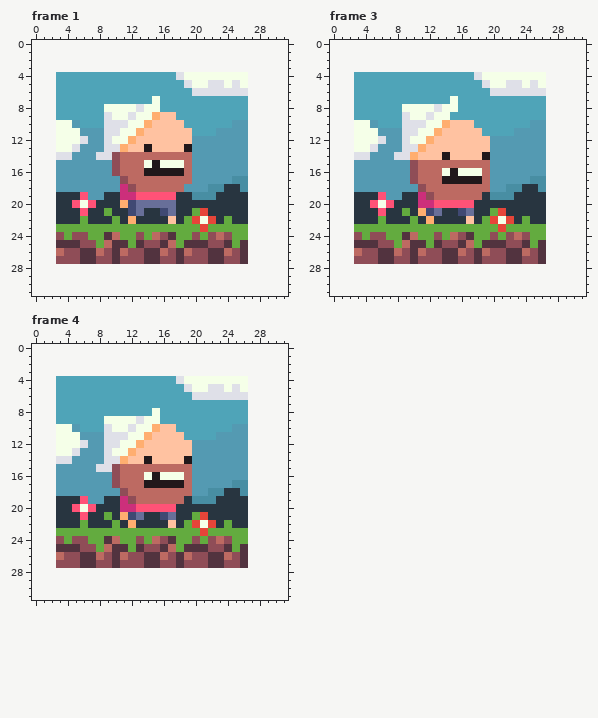
Pixel-art file -- aseprite/jc/idle_16b.aseprite. Above: the version before the commit.
24x24 pixels, 4 frames. Shown: frame 1, frame 3, frame 4. The old version is drawn lined up with the new one, on the new canvas. The commit also changed other frames, which this record leaves out.
Now the later version:
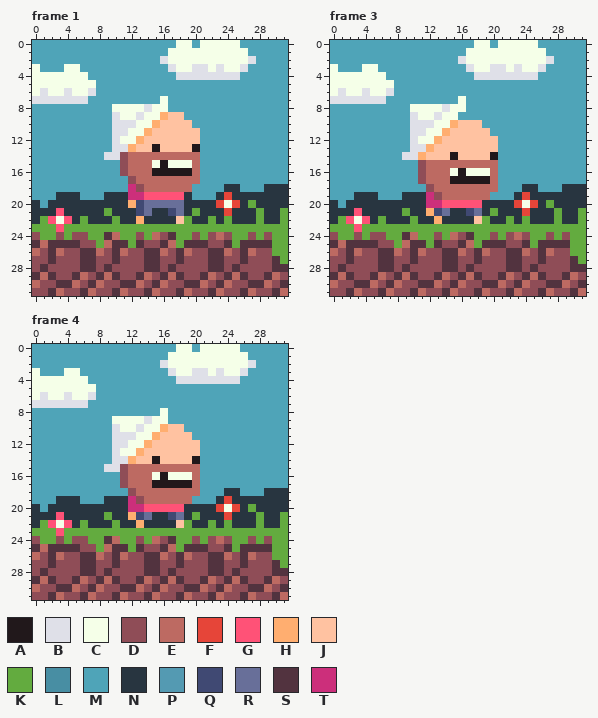
Palette (. is transparent): A #21181b  B #dfe0e8  C #f5ffe8  D #8f4d57  E #bd6a62  F #e64539  G #ff5277  H #ffae70  J #ffc2a1  K #63ab3f  L #488ea3  M #4fa4b8  N #283540  P #549ab2  Q #404973  R #686f99  S #52333f  T #cc2f7b
Diff:
canvas 24x24 -> 32x32, the old top-left corner now at 3,4
Changed rows in their new state; - is an unchanged pixel.
Frame 1:
first column x 0:
 0 MMMMMMMMMMMMMMMMMMCCMCCCCCMMMMMM
 1 MMMMMMMMMMMMMMMMMCCCCCCCCCCMMMMM
 2 MMMMMMMMMMMMMMMMBCCCCCCCCCCBMMMM
 3 CMMMCCMMMMMMMMMMMBCCBBCBCCBMMMMM
 4 CCCCCCC------------BBBBBBBMMMMMM
 5 CCCCCCCC-----------MMMMMMMMMMMMM
 6 CBCCBCCB------------MMMMMMMMMMMM
 7 BBBBBBB--------MC----------MMMMM
 8 MMM------M---CB-C----------MMMMM
 9 MMM------MB-CB-CH-J--------MMMMM
10 MMMMMM---M--B-CH---J-----MMMMMMM
11 MMMMMMMMMM-B-CH-----J--MMMMMMMMM
12 MMMMMMMMMMB-CH------JMMMMMMMMMMM
13 MMMMMMMMMM-BH-JA---JAMMMMMMMMMMM
14 MMMMMMMMM-BD--------EMMMMMMMMMMM
15 MMMMMMMMMMMD--ECA--CEMMMMMMMMMMM
16 MMMMMMMMMMMD--E----AEMMMMMMMMMMM
17 MMMMMMMMMMMMD-------EMMMMMMMMMMM
18 MMMMMMMMMMMMTD-----EMMMM--MMMNNN
19 MMM---MMM--N-T----G-MMM-F--NNNNN
20 NMN--NNN---NHQ----R----FCF-KNNNN
21 NNNG--N-----NQR-NQR--N--F--NKNNK
22 NKGCG-------NH---NJ-NNK----NKNNK
23 KKKG-----------------K-----KKKKK
24 DKK------------------------DKDKK
25 SES------------------------SSSKK
26 EDS------------------------EDDKK
27 DDS------------------------DDDSK
28 DSDDDDSSDSDDDDSSDSDDDDSSDSDDDDSS
29 SESDDSEDSESDDSEDSESDDSEDSESDDSED
30 EDDSSEDSEDDSSEDSEDDSSEDSEDDSSEDS
31 DDSEDDSEDDSEDDSEDDSEDDSEDDSEDDSE
Frame 3:
first column x 0:
 0 MMMMMMMMMMMMMMMMMMCCMCCCCCMMMMMM
 1 MMMMMMMMMMMMMMMMMCCCCCCCCCCMMMMM
 2 MMMMMMMMMMMMMMMMBCCCCCCCCCCBMMMM
 3 CMMMCCMMMMMMMMMMMBCCBBCBCCBMMMMM
 4 CCCCCCC------------BBBBBBBMMMMMM
 5 CCCCCCCC-----------MMMMMMMMMMMMM
 6 CBCCBCCB------------MMMMMMMMMMMM
 7 BBBBBBB--------MC----------MMMMM
 8 MMM------M---CB-C----------MMMMM
 9 MMM------MB-CB-C-----------MMMMM
10 MMMMMM---M--B-CH--J------MMMMMMM
11 MMMMMMMMMM-B-CH----J---MMMMMMMMM
12 MMMMMMMMMMB-CH------JMMMMMMMMMMM
13 MMMMMMMMMM-BH-------JMMMMMMMMMMM
14 MMMMMMMMM-BH--JA---JAMMMMMMMMMMM
15 MMMMMMMMMMMD--------EMMMMMMMMMMM
16 MMMMMMMMMMMD--ECA--CEMMMMMMMMMMM
17 MMMMMMMMMMMD--E----AEMMMMMMMMMMM
18 MMMMMMMMMMMMD-------EMMM--MMMNNN
19 MMM---MMM--NTD-----EMMM-F--NNNNN
20 NMN--NNN---N-T----G----FCF-KNNNN
21 NNNG--N----NHQR-NQR--N--F--NKNNK
22 NKGCG-------NH---NJ-NNK----NKNNK
23 KKKG-----------------K-----KKKKK
24 DKK------------------------DKDKK
25 SES------------------------SSSKK
26 EDS------------------------EDDKK
27 DDS------------------------DDDSK
28 DSDDDDSSDSDDDDSSDSDDDDSSDSDDDDSS
29 SESDDSEDSESDDSEDSESDDSEDSESDDSED
30 EDDSSEDSEDDSSEDSEDDSSEDSEDDSSEDS
31 DDSEDDSEDDSEDDSEDDSEDDSEDDSEDDSE
Frame 4:
first column x 0:
 0 MMMMMMMMMMMMMMMMMMCCMCCCCCMMMMMM
 1 MMMMMMMMMMMMMMMMMCCCCCCCCCCMMMMM
 2 MMMMMMMMMMMMMMMMBCCCCCCCCCCBMMMM
 3 CMMMCCMMMMMMMMMMMBCCBBCBCCBMMMMM
 4 CCCCCCC------------BBBBBBBMMMMMM
 5 CCCCCCCC-----------MMMMMMMMMMMMM
 6 CBCCBCCB------------MMMMMMMMMMMM
 7 BBBBBBB--------------------MMMMM
 8 MMM------------MC----------MMMMM
 9 MMM------M---CB-C----------MMMMM
10 MMMMMM---MB-CB-CH-J------MMMMMMM
11 MMMMMMMMMM--B-CH---J---MMMMMMMMM
12 MMMMMMMMMM-B-CH-----JMMMMMMMMMMM
13 MMMMMMMMMMB-CH------JMMMMMMMMMMM
14 MMMMMMMMMM-BH-JA---JAMMMMMMMMMMM
15 MMMMMMMMM-BD--------EMMMMMMMMMMM
16 MMMMMMMMMMMD--ECA--CEMMMMMMMMMMM
17 MMMMMMMMMMMD--E----AEMMMMMMMMMMM
18 MMMMMMMMMMMMD-------EMMM--MMMNNN
19 MMM---MMM--NTD-----EMMM-F--NNNNN
20 NMN--NNN---N-T----G----FCF-KNNNN
21 NNNG--N----NHQR-NQR--N--F--NKNNK
22 NKGCG-------NH---NJ-NNK----NKNNK
23 KKKG-----------------K-----KKKKK
24 DKK------------------------DKDKK
25 SES------------------------SSSKK
26 EDS------------------------EDDKK
27 DDS------------------------DDDSK
28 DSDDDDSSDSDDDDSSDSDDDDSSDSDDDDSS
29 SESDDSEDSESDDSEDSESDDSEDSESDDSED
30 EDDSSEDSEDDSSEDSEDDSSEDSEDDSSEDS
31 DDSEDDSEDDSEDDSEDDSEDDSEDDSEDDSE
Changed places in both pictures, as pixel boxes (x1, y1, x2, y2):
changed: (32, 40, 288, 296)
changed: (330, 40, 586, 296)
changed: (32, 344, 288, 600)
